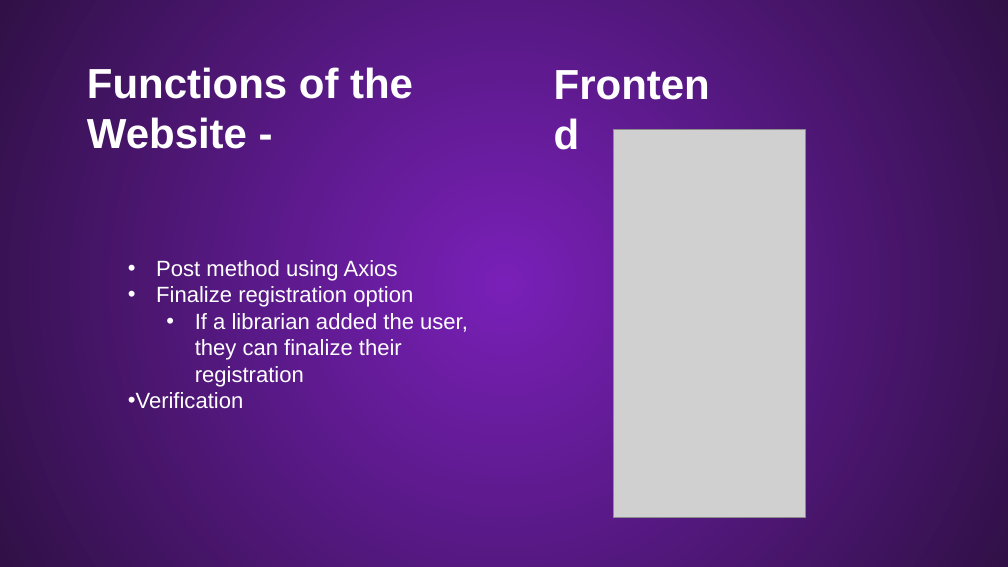
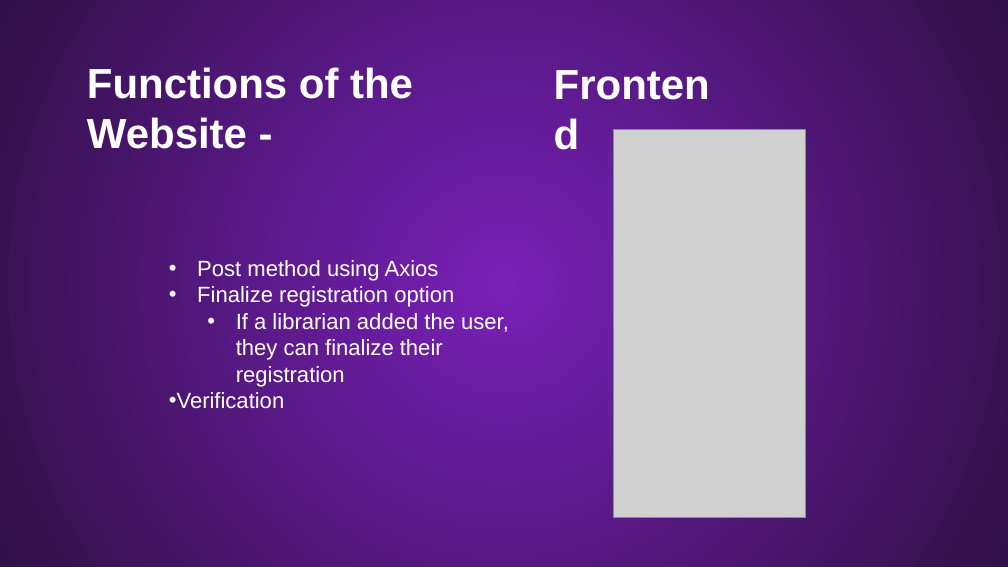
Before and after one commit to Palacsinta002/LMS, a slide deck: slide 16 of Presentation/LMS Presentation.pptx. Drawn at 1008x567 pixels with LibreOffice and Linux fonts; fonts in the diff are those of the drawing; grey boxes stand for pictures; background and template pictures are left out. Boxes give left, top, right and bottom in pixels: in the first picture for what was removed or moved away, otherwise in the second. Text is boxed around its words. In the diff, an @@ line names an element or a change of style, - is before the commit and + after.

```diff
--- a/Presentation/LMS Presentation.pptx
+++ b/Presentation/LMS Presentation.pptx
@@ text "Post method using Axios": place and size @@
-text "Post method using Axios" at bbox=[128, 260, 468, 409]
+text "Post method using Axios" at bbox=[169, 260, 509, 409]
```
Also in this commit, not shown: 8 other slides changed.
